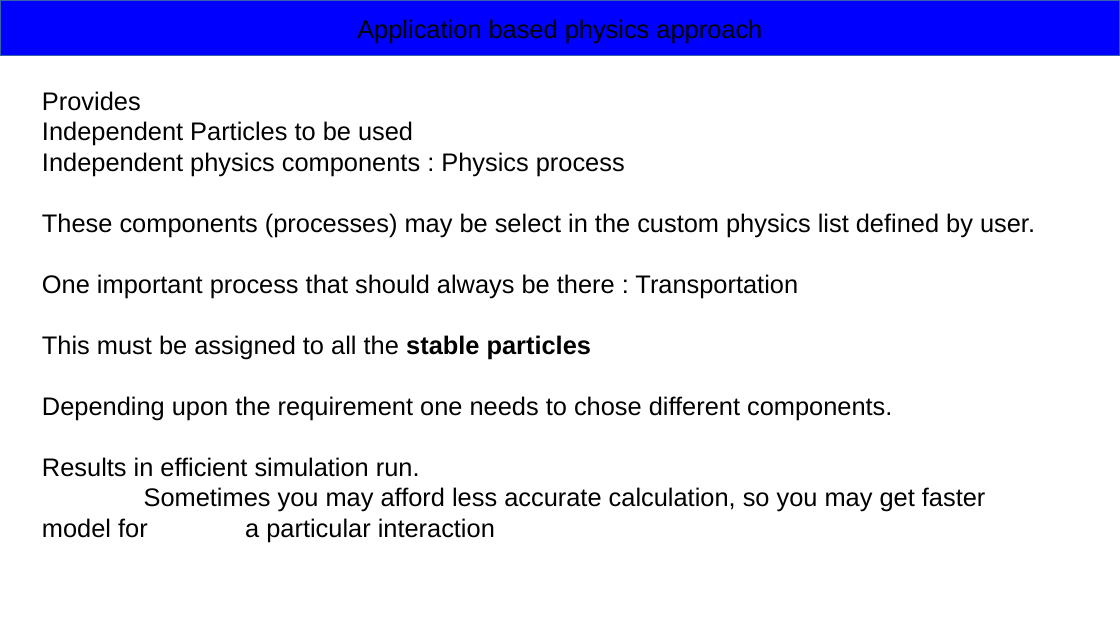
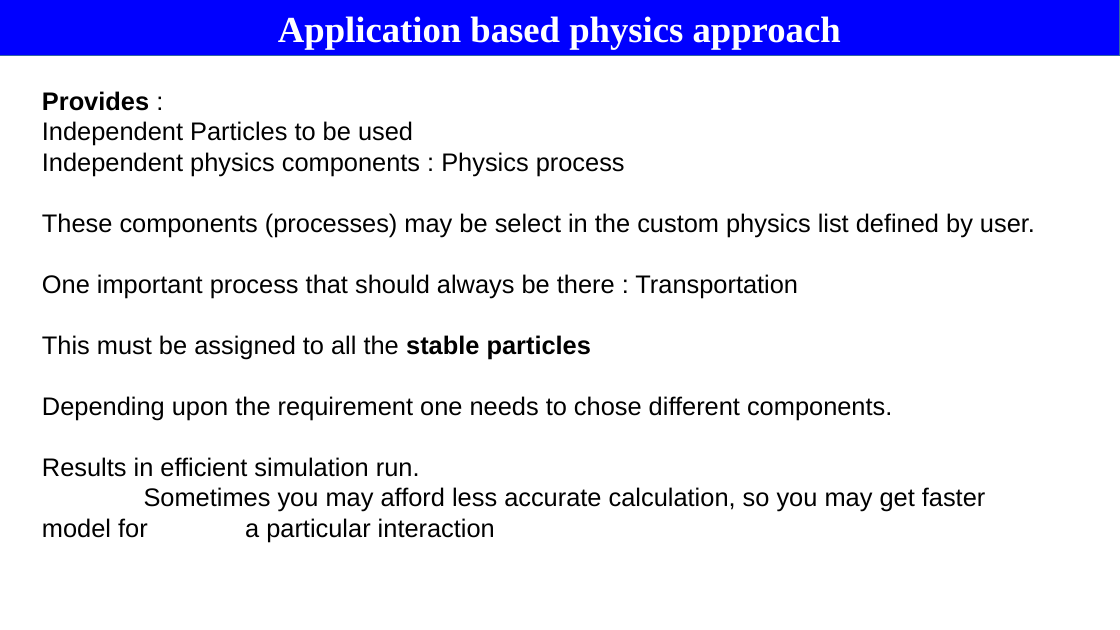
Before and after one commit to rsehgal/G4Simulations, a slide deck: slide 3 of Presentations/PhysicsList.pptx (slide 4 before the commit). Drawn at 1120x630 pixels with LibreOffice and Linux fonts; fonts in the diff are those of the drawing. Boxes give left, top, right and bottom in pixels: in the first picture for what was removed or moved away, otherwise in the second. Text is boxed around its words. In the diff, an @@ line names an element or a change of style, - is before the commit and + after.

Commit message:
Modified the PhysicsList PPTs

```diff
--- a/Presentations/PhysicsList.pptx
+++ b/Presentations/PhysicsList.pptx
@@ rectangle "Application based physics approach" at [0, 0, 1120, 56]: size 18 to 26 pt, font Arial to Times New Roman, text colour #000000 to #FFFFFF, bold on @@
@@ text at [42, 91, 149, 111]: text changed; bold on @@
-Provides
+Provides :
```
Also in this commit, not shown: 14 other slides changed, 16 slides added, 2 slides removed, 2 other files.
